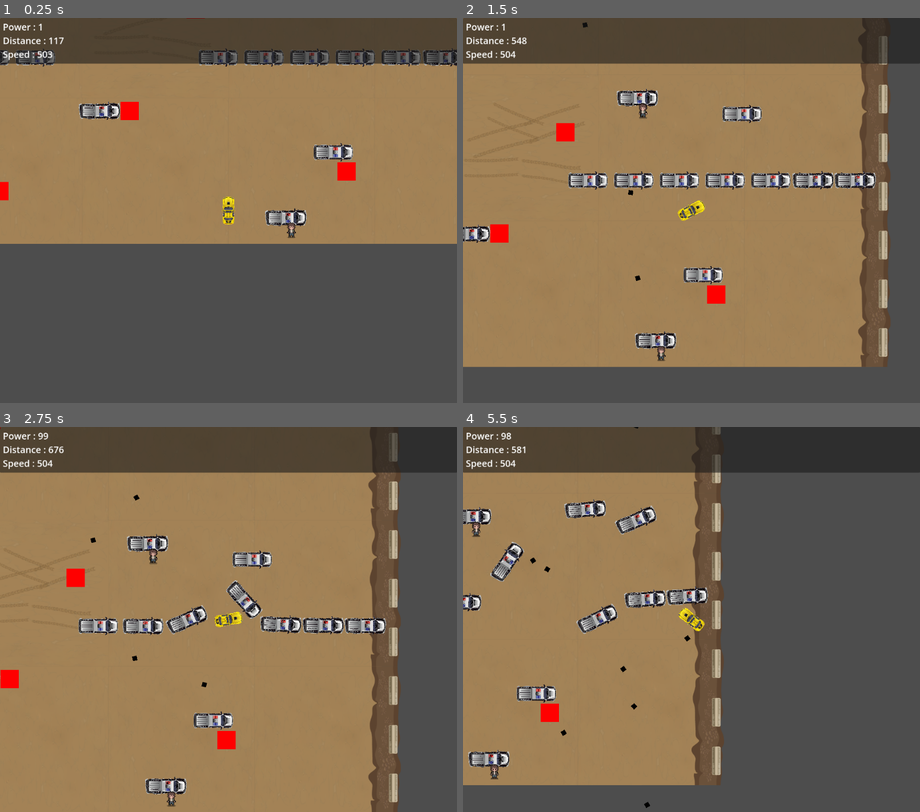
Above: before the commit, frames 1-4 (two rows, left to right).
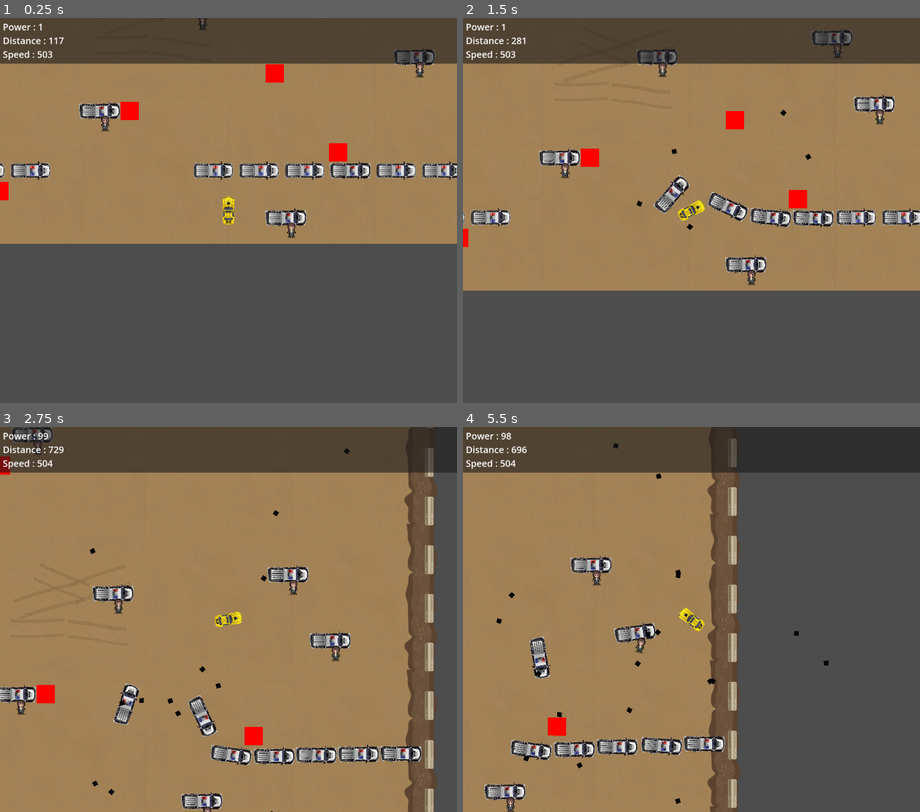
Above: after the commit, the same moments.

Repository: m-conti/gamejam-thailand-summer
Game: Godot game, scene res://level.tscn
Same seed, same stepped clock (60 frames per second), same inputs: the game is played once before the commit and once after it.
Inputs:
- Up to frame 1 (0.25 s): no input
- Up to frame 2 (1.5 s): hold D (right) 0.53-1.28 s; hold A (left) from 1.28 s (still down)
- Up to frame 3 (2.75 s): release A (left) at 2.03 s; hold D (right) from 2.03 s (still down)
- Up to frame 4 (5.5 s): release D (right) at 3.53 s; hold A (left) from 3.53 s (still down)

The runs differ from the first frame. In frame 1, 4.9% of the frame differs, in the area x 0-100%, y 0-43%; in frame 2, 35%, in the area x 0-100%, y 0-91%; in frame 3, 22%; in frame 4, 18%.

Commit message:
proba in entities placement

Diff:
--- a/entities/police_man.gd
+++ b/entities/police_man.gd
@@ -14,5 +14,5 @@
 	add_child(bullet)
 
 
-func _on_police_inited(player):
-	self.player = player
+func _on_police_inited(player_: Player) -> void:
+	player = player_
--- a/level.tscn
+++ b/level.tscn
@@ -6,7 +6,6 @@
 [ext_resource type="Theme" uid="uid://budnckel7rggg" path="res://hud.tres" id="3_km5ld"]
 [ext_resource type="Script" uid="uid://bedbdf12s0ku7" path="res://labels/Distance.gd" id="3_n6hdu"]
 [ext_resource type="PackedScene" uid="uid://bumv2gl7e517t" path="res://entities/zombie.tscn" id="3_oi3di"]
-[ext_resource type="PackedScene" uid="uid://c6a1uvpnbxyih" path="res://entities/police.tscn" id="4_0b4ue"]
 [ext_resource type="PackedScene" uid="uid://bavuufd0fwb62" path="res://entities/barrage.tscn" id="5_1ainy"]
 [ext_resource type="TileSet" uid="uid://cgqv70nju2sun" path="res://sprites/road.tres" id="5_f2txt"]
 [ext_resource type="Script" uid="uid://duu2sqnd7d1te" path="res://labels/Speed.gd" id="5_i2t4f"]
@@ -68,7 +67,11 @@
 [node name="LevelGenerator" type="Node2D" parent="." node_paths=PackedStringArray("player")]
 script = ExtResource("2_vonw3")
 player = NodePath("../Player")
-entity_scenes = Array[PackedScene]([ExtResource("3_oi3di"), ExtResource("4_0b4ue"), ExtResource("5_1ainy"), ExtResource("10_2orkt")])
+entity_scenes = Dictionary[PackedScene, float]({
+ExtResource("3_oi3di"): 20.0,
+ExtResource("10_2orkt"): 15.0,
+ExtResource("5_1ainy"): 2.0
+})
 metadata/_custom_type_script = "uid://delpi66snvovv"
 
 [node name="TileMapLayer" type="TileMapLayer" parent="."]
--- a/level_generator.gd
+++ b/level_generator.gd
@@ -14,15 +14,29 @@
 @export var entities_per_chunk: int = 10
 
 @export var player: Player
-@export var entity_scenes: Array[PackedScene] = []
+@export var entity_scenes: Dictionary[PackedScene, float] = {}
 
 var min_chunk_idx: int = 0
 var max_chunk_idx: int = 0
 var chunks: Array[Node2D] = []
 
 
+func pick_from_proba_dist(proba_dist: Dictionary) -> Variant:
+	var total: float = 0
+	for value in proba_dist.values():
+		total += value
+
+	var rand: float = randf() * total
+	for key in proba_dist.keys():
+		rand -= proba_dist[key]
+		if rand <= 0:
+			return key
+
+	return null
+
+
 func get_random_entity() -> Entity:
-	var entity: Entity = entity_scenes.pick_random().instantiate()
+	var entity: Entity = pick_from_proba_dist(entity_scenes).instantiate()
 	entity.init(player)
 	entity.get_node("Sprite2D").flip_v = randf() > 0.5
 	return entity
Not shown: 1 places in level.tscn that only renumber resources
